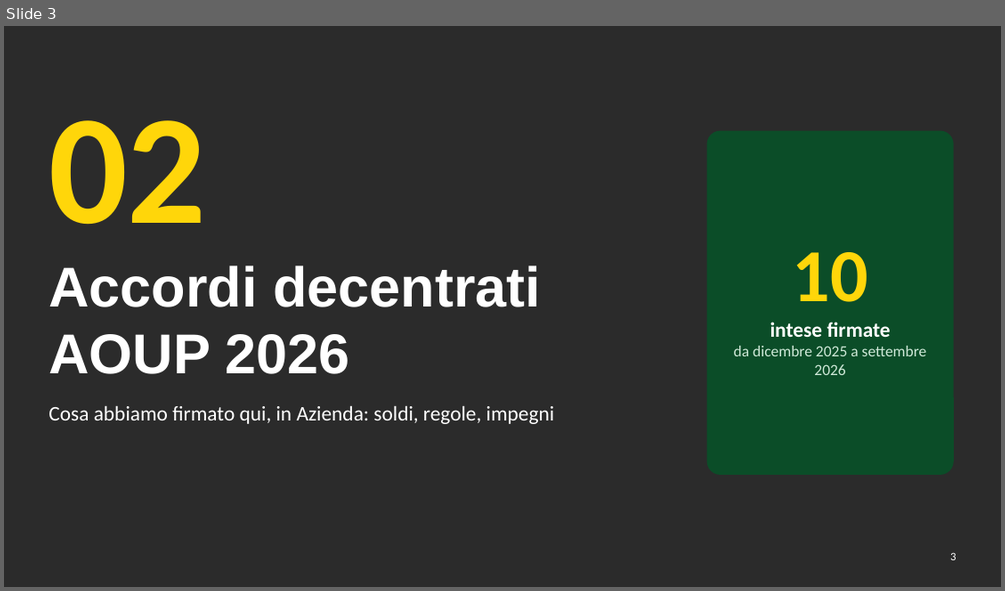
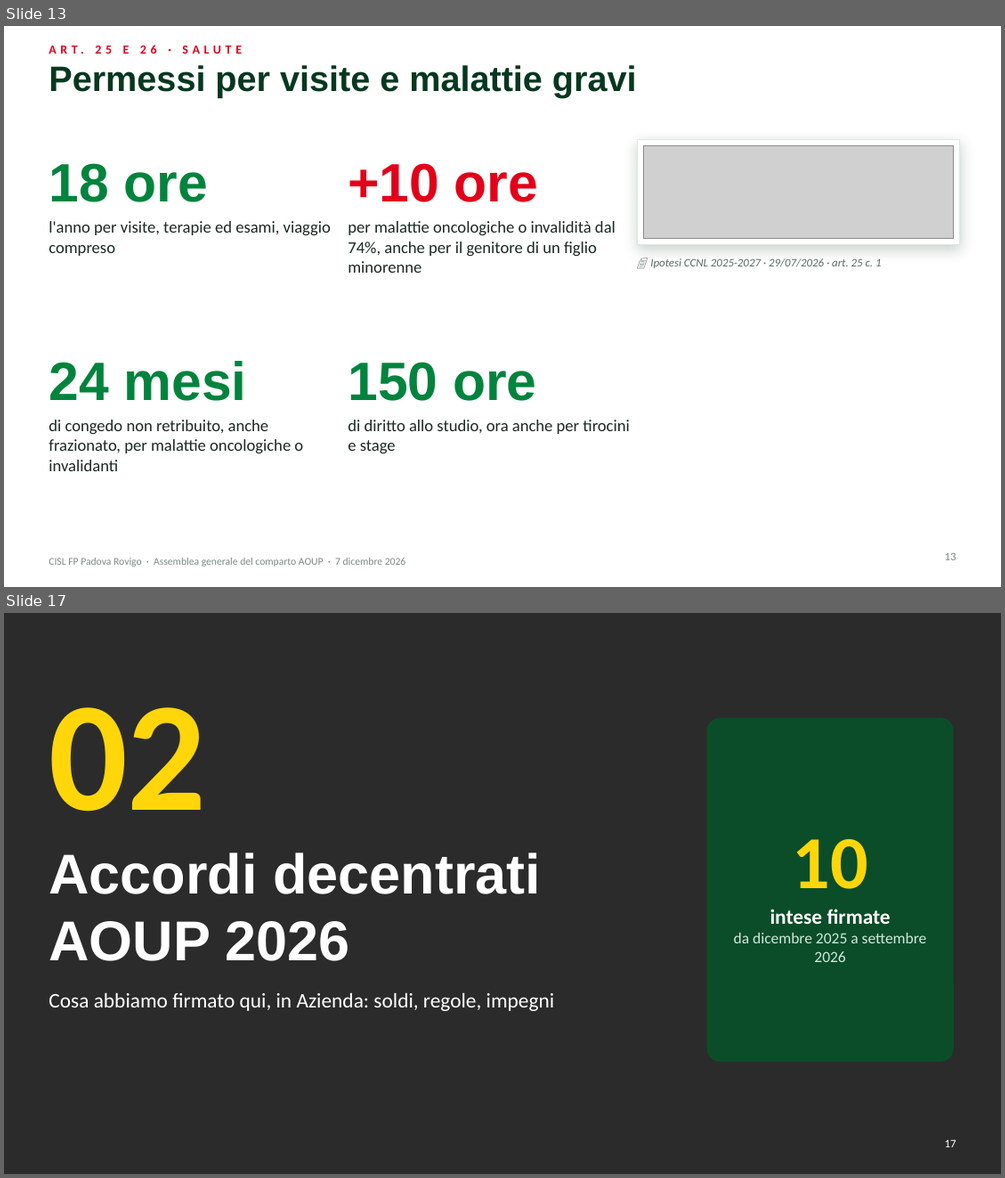
Before and after one commit to aki1806-droid/Prove, a slide deck: produzione/assemblea-2026-12-07/slide/assemblea-2026-12-07.pptx. Shown one above the other, each under a label of ours: slide 3 before the commit, slides 13 and 17 after it; the slides between them are not shown. The pictures are 1005x591 and 1005x1178 pixels, drawn with LibreOffice and Linux fonts; fonts in the diff are those of the drawing; grey boxes stand for pictures; background and template pictures are left out; a plain dark background stands for a picture behind light text. Boxes give left, top, right and bottom in pixels: in the first picture for what was removed or moved away, otherwise in the second. Text is boxed around its words. In the diff, an @@ line names an element or a change of style, - is before the commit and + after.

```diff
--- a/produzione/assemblea-2026-12-07/slide/assemblea-2026-12-07.pptx
+++ b/produzione/assemblea-2026-12-07/slide/assemblea-2026-12-07.pptx
@@ slide 13 added at [4,26,1001,587], background #FFFFFF @@
@@ text added at [123,46,129,54], 12 pt, text #E2001A, bold @@
+ART. 25 E 26 · SALUTE
@@ title added at [48,65,637,97], 34 pt, text #06381F, bold @@
+Permessi per visite e malattie gravi
@@ rectangle added at [638,140,960,244], fill #FFFFFF, outline #D9EADD 1 pt @@
@@ picture added at [643,145,954,239] @@
@@ text added at [48,163,207,202], 52 pt, text #00843D, bold @@
+18 ore
@@ text added at [348,163,538,202], 52 pt, text #E2001A, bold @@
++10 ore
@@ text added at [48,221,331,256], 16 pt, text #1B2A22 @@
+l'anno per visite, terapie ed esami, viaggio compreso
@@ text added at [348,221,615,273], 16 pt, text #1B2A22 @@
+per malattie oncologiche o invalidità dal 74%, anche per il genitore di un figlio minorenne
@@ text added at [650,258,881,268], 11 pt, text #5B6B62, italic @@
+📄 Ipotesi CCNL 2025-2027 · 29/07/2026 · art. 25 c. 1
@@ text added at [48,361,246,401], 52 pt, text #00843D, bold @@
+24 mesi
@@ text added at [348,362,536,401], 52 pt, text #00843D, bold @@
+150 ore
@@ text added at [48,419,303,471], 16 pt, text #1B2A22 @@
+di congedo non retribuito, anche frazionato, per malattie oncologiche o invalidanti
@@ text added at [348,419,630,453], 16 pt, text #1B2A22 @@
+di diritto allo studio, ora anche per tirocini e stage
@@ text added at [48,557,406,566], 10 pt, text #7A8B81 @@
+CISL FP Padova Rovigo · Assemblea generale del comparto AOUP · 7 dicembre 2026
@@ page number added at [945,553,956,560], 11 pt, text #7A8B81 @@
+13
@@ what was slide 3 is now slide 17 @@
@@ page number at [945,1139,956,1147]: text changed @@
-3
+17
```
Also in this commit, not shown: 2 slides changed, 13 other slides added, 20 other files.
